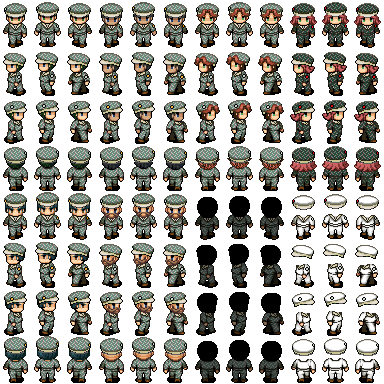
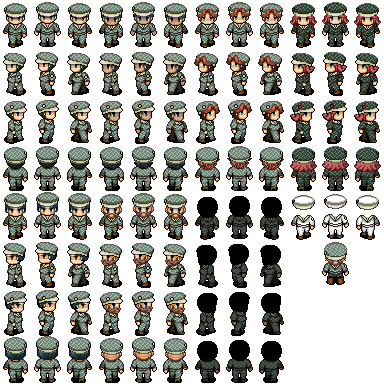
Layer changes from the first 384×384 image to the second:
added layer "Visible" above "extrahair" over box(322, 242, 349, 285)
painted on "patch" over box(298, 266, 379, 347)
painted on "hat" over box(291, 244, 379, 356)
painted on "shirt" over box(291, 263, 380, 374)
painted on "pants" over box(292, 272, 377, 383)
